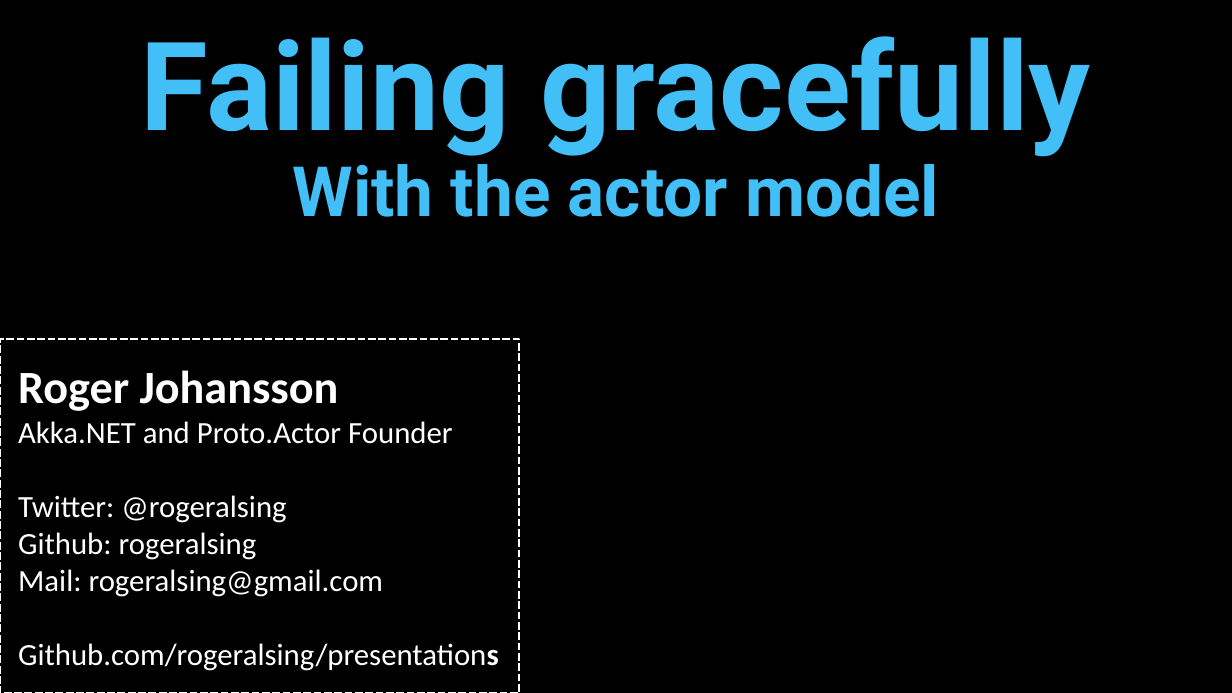
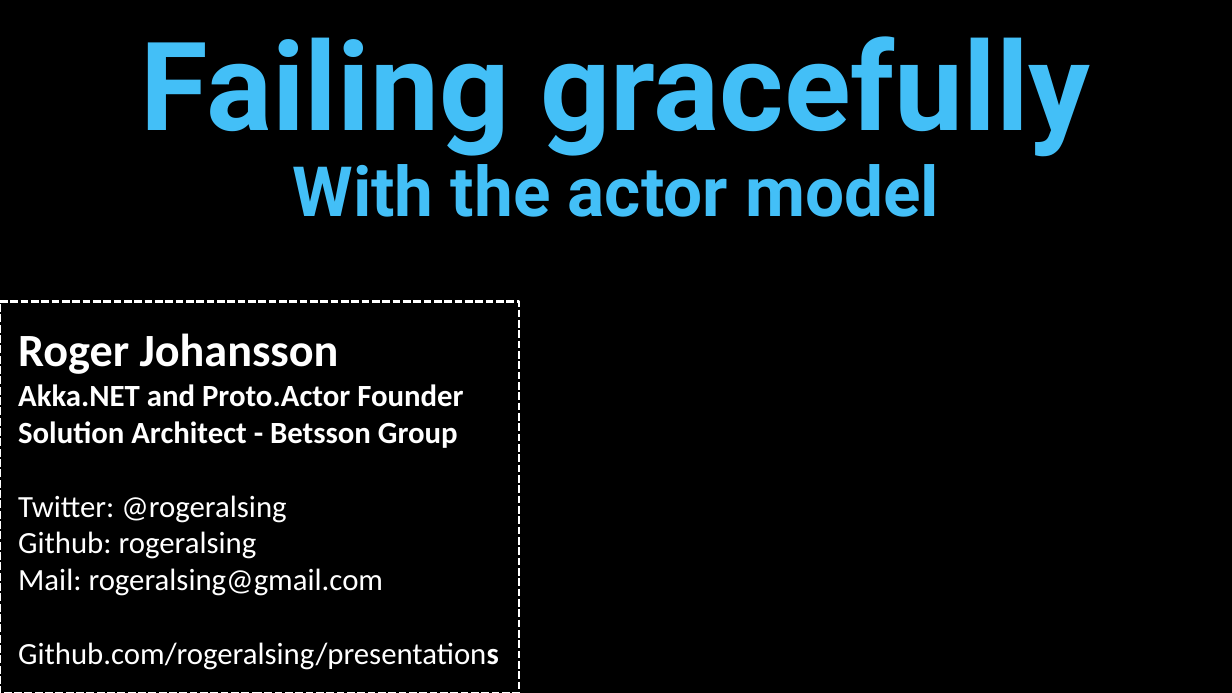
Before and after one commit to rogeralsing/Presentations, a slide deck: slide 1 of FailingGracefully/QConSP/failingactors.pptx. Drawn at 1232x693 pixels with LibreOffice and Linux fonts; fonts in the diff are those of the drawing; background and template pictures are left out. Boxes give left, top, right and bottom in pixels: in the first picture for what was removed or moved away, otherwise in the second. Text is boxed around its words. In the diff, an @@ line names an element or a change of style, - is before the commit and + after.

```diff
--- a/FailingGracefully/QConSP/failingactors.pptx
+++ b/FailingGracefully/QConSP/failingactors.pptx
@@ rectangle "Roger Johansson" resized from (x1=0, y1=339, x2=519, y2=693) to (x1=0, y1=302, x2=519, y2=693) @@
@@ text in rectangle at (x1=18, y1=384, x2=463, y2=407): bold on in "Akka.NET and Proto.Actor Founder" @@
@@ text in rectangle at (x1=18, y1=421, x2=458, y2=448): paragraph added @@
+Solution Architect - Betsson Group
```
Also in this commit, not shown: 6 other slides changed, 5 slides added, 6 slides removed, 3 other files.
